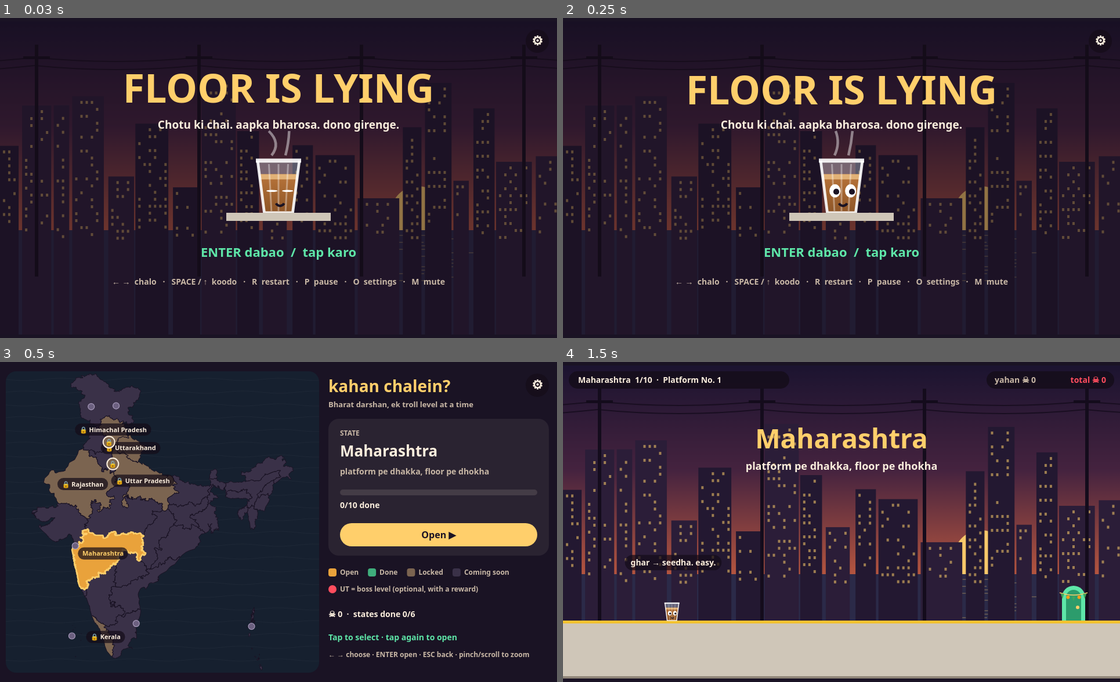
Above: before the commit, frames 1-4 (two rows, left to right).
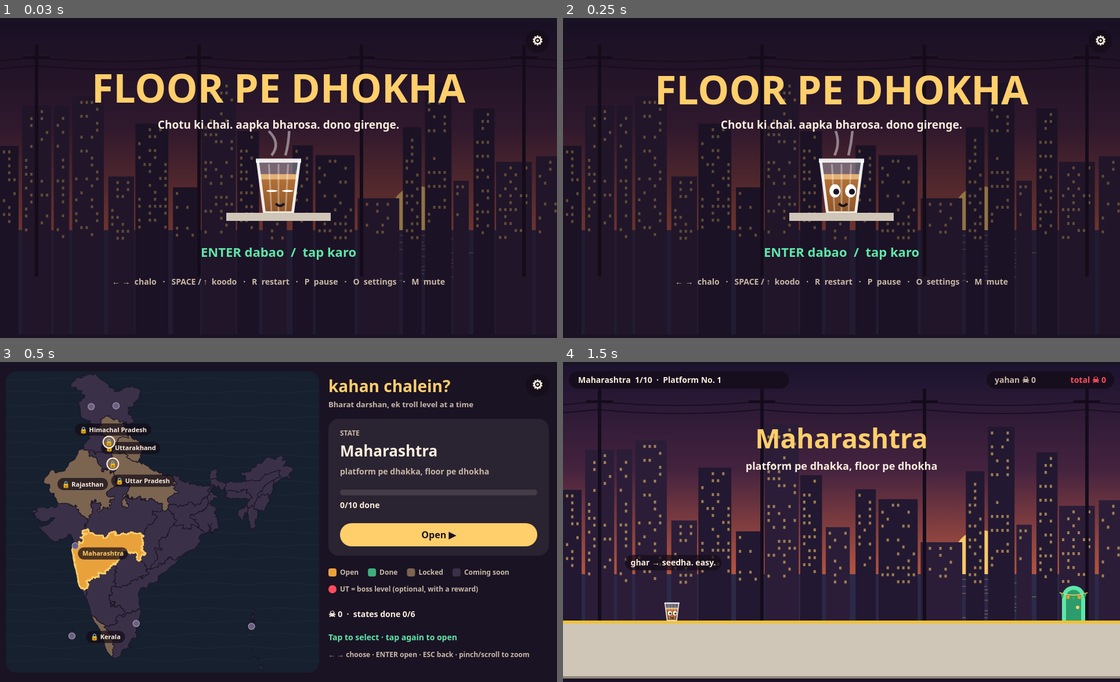
Above: after the commit, the same moments.

Repository: sny21292/chai-game
Game: browser game, page index.html
The game is run twice, just before and just after one commit, with the same random seed, the same clock (stepped at 60 frames per second) and the same inputs.
Inputs (mouse positions are in pixels of both pictures, inside the frame that each line leads up to):
- Up to frame 1 (0.03 s): no input
- Up to frame 2 (0.25 s): no input
- Up to frame 3 (0.5 s): click (278, 522) at 0.27 s
- Up to frame 4 (1.5 s): click "Open ▶" at 0.52 s; click "Play ▶" at 0.77 s; hold Right from 1.03 s (still down); click (841, 554) at 1.07 s

The runs differ from the first frame. In frame 1, 3.1% of the frame differs, in the area x 17-84%, y 17-27%; in frame 2, 3.1%, in the area x 17-84%, y 17-28%; in frame 3, nothing differs; in frame 4, nothing differs.

Commit message:
Rename the game to Floor Pe Dhokha
'The Floor Is Lying: Troll Game' already exists on Google Play and the App Store.
Save/stats storage keys keep the old name so existing progress survives.

Co-Authored-By: Claude Opus 5.5 <noreply@anthropic.com>

Diff:
--- a/index.html
+++ b/index.html
@@ -4,12 +4,12 @@
 <meta charset="utf-8">
 <meta name="viewport" content="width=device-width,initial-scale=1,user-scalable=no,viewport-fit=cover">
 <meta name="theme-color" content="#1a1324">
-<meta name="description" content="Floor Is Lying: a desi troll platformer. Guide Chotu the chai glass across a map of India where nothing is what it seems.">
+<meta name="description" content="Floor Pe Dhokha: a desi troll platformer. Guide Chotu the chai glass across a map of India where nothing is what it seems.">
 <link rel="manifest" href="manifest.webmanifest">
 <link rel="icon" href="icons/icon-192.png">
 <link rel="apple-touch-icon" href="icons/apple-touch-icon.png">
 <meta name="apple-mobile-web-app-capable" content="yes">
-<title>Floor Is Lying</title>
+<title>Floor Pe Dhokha</title>
 <style>
   html, body { margin: 0; height: 100%; background: #1a1324; overflow: hidden; }
   body { display: flex; align-items: center; justify-content: center; }
--- a/js/game.js
+++ b/js/game.js
@@ -50,7 +50,7 @@
 };
 
 // ---------- save ----------
-const SAVE_KEY = 'floorIsLying.v2';
+const SAVE_KEY = 'floorIsLying.v2';   // old name kept on purpose: renaming the key would wipe everyone's progress
 // done: levels cleared per world id, in order (e.g. { mumbai: 4 }). skins: Chotu looks you have unlocked.
 const save = { done: {}, deaths: 0, music: true, sfx: true, vibrate: true, noAds: false, skipped: [], skin: 'glass', skins: ['glass'] };
 try { if (typeof localStorage !== 'undefined') Object.assign(save, JSON.parse(localStorage.getItem(SAVE_KEY) || '{}')); } catch (e) {}
@@ -467,7 +467,7 @@
 function downloadStats() {
   const a = document.createElement('a');
   a.href = URL.createObjectURL(new Blob([Stats.export()], { type: 'application/json' }));
-  a.download = `floor-is-lying-stats-${new Date().toISOString().slice(0, 10)}.json`;
+  a.download = `floor-pe-dhokha-stats-${new Date().toISOString().slice(0, 10)}.json`;
   a.click();
   setTimeout(() => URL.revokeObjectURL(a.href), 1000);
 }
@@ -967,7 +967,7 @@
   ctx.drawImage(background(WORLDS[wi].theme), 0, 0, W, H);
   ctx.fillStyle = 'rgba(20,12,24,.45)'; ctx.fillRect(0, 0, W, H);
   const bob = Math.sin(G.frame * 0.05) * 6;
-  text('FLOOR IS LYING', W / 2, 120 + bob, 68, '#ffcf6b');
+  text('FLOOR PE DHOKHA', W / 2, 120 + bob, 68, '#ffcf6b');
   text('Chotu ki chai. aapka bharosa. dono girenge.', W / 2, 180, 19, CREAM, 'center', 600);
   ctx.save(); ctx.translate(W / 2, 330); ctx.scale(3, 3); drawChotu(PW, PH, Math.sin(G.frame * 0.02) > 0 ? 1 : -1, true); ctx.restore();
   ctx.fillStyle = THEMES[WORLDS[wi].theme].pal.block; ctx.fillRect(W / 2 - 90, 330, 180, 14);
--- a/js/services.js
+++ b/js/services.js
@@ -12,7 +12,7 @@
 // Keeps per-level aggregates on this device (Settings → download stats) and forwards every event
 // to window.FIL_ANALYTICS_SINK(name, data) when a real analytics backend is plugged in.
 const Stats = {
-  KEY: 'floorIsLying.stats',
+  KEY: 'floorIsLying.stats',   // old name kept on purpose (existing stats)
   data: { sessions: 0, firstSeen: null, levels: {} },
   load() {
     try { Object.assign(this.data, JSON.parse(localStorage.getItem(this.KEY) || '{}')); } catch (e) {}
--- a/privacy.html
+++ b/privacy.html
@@ -3,7 +3,7 @@
 <head>
 <meta charset="utf-8">
 <meta name="viewport" content="width=device-width,initial-scale=1">
-<title>Privacy Policy · Floor Is Lying</title>
+<title>Privacy Policy · Floor Pe Dhokha</title>
 <style>
   :root { --bg: #1a1324; --text: #fbeedd; --dim: #c9b8a6; --accent: #ffcf6b; }
   body { margin: 0; background: var(--bg); color: var(--text); font: 16px/1.6 system-ui, sans-serif; }
@@ -19,9 +19,9 @@
 <main>
   <!-- Update the ads/analytics/purchases sections whenever a provider is added (e.g. AdMob or in-app purchases for the apps). Have it reviewed before store submission. -->
   <h1>Privacy Policy</h1>
-  <p class="note">Floor Is Lying · last updated 2 November 2026</p>
+  <p class="note">Floor Pe Dhokha · last updated 2 November 2026</p>
 
-  <p>Floor Is Lying ("the game") is made by Sunil Sharma, an independent developer. This page explains what information the game uses and why.</p>
+  <p>Floor Pe Dhokha ("the game") is made by Sunil Sharma, an independent developer. This page explains what information the game uses and why.</p>
 
   <h2>What the game stores on your device</h2>
   <p>Your progress (unlocked levels, death count), your settings (music, sound, vibration) and anonymous play statistic …(210 unchanged characters)…
--- a/sw.js
+++ b/sw.js
@@ -1,6 +1,6 @@
 // Offline support: cache the whole game on first visit, serve from cache, refresh in the background.
 // Bump VERSION whenever you deploy so players pick up the new files.
-const VERSION = 'fil-v3';
+const VERSION = 'fil-v4';
 const FILES = [
   './', './index.html', './manifest.webmanifest',
   './js/core.js', './js/backgrounds.js', './js/services.js', './js/music.js', './js/map-data.js', './js/map.js', './js/game.js',
Not shown, changed: manifest.webmanifest
Binary file changed: marketing/screenshots/00-title.png
Binary file changed: marketing/screenshots/02-mumbai-train.png
Binary file changed: marketing/screenshots/03-delhi-boss-cow.png
Binary file changed: marketing/screenshots/04-rajasthan-camels.png
Binary file changed: marketing/screenshots/05-kerala-houseboat.png
Binary file changed: marketing/screenshots/06-himalaya-finale.png
